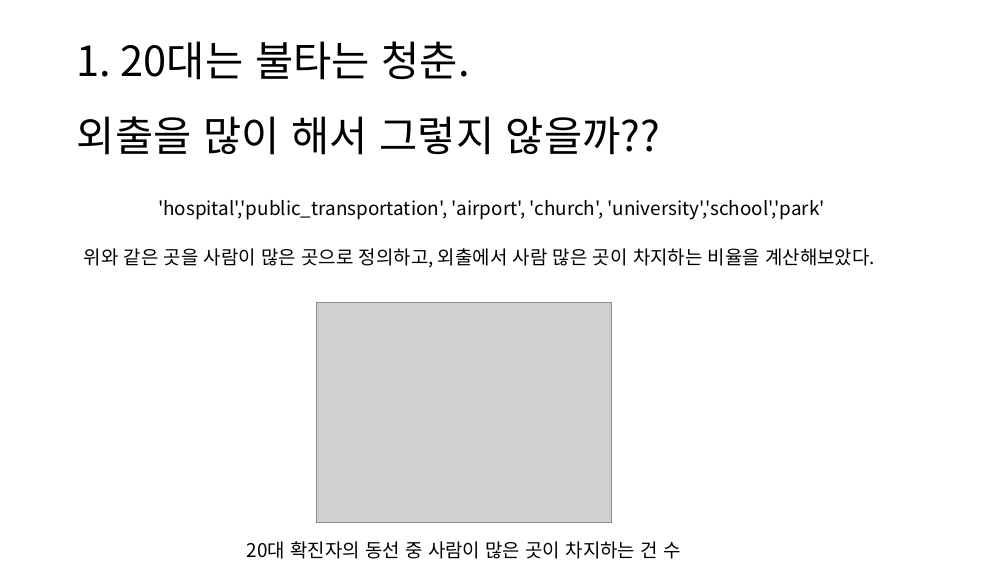
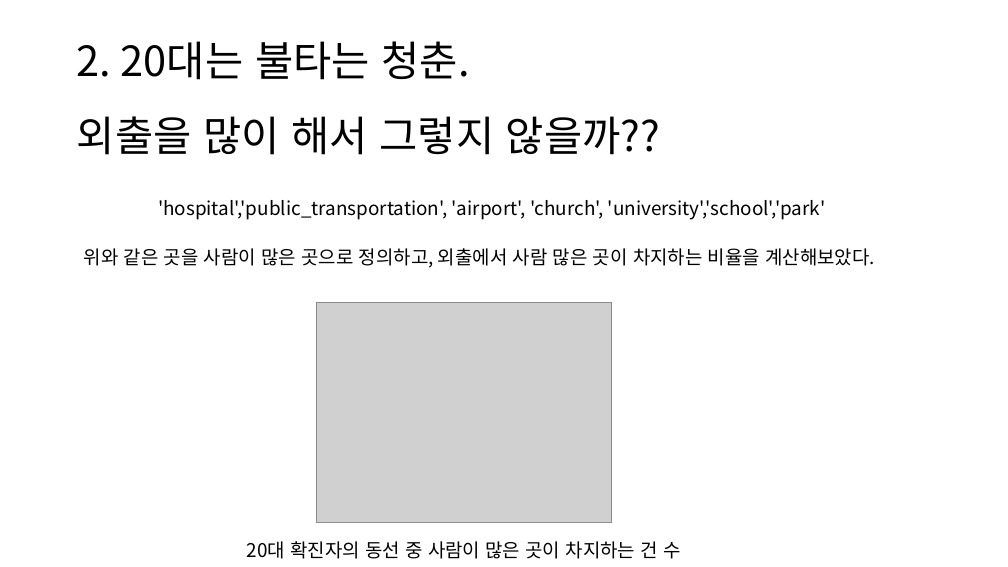
Before and after one commit to JooEHyeon/CORONA19_data_analysis, a slide deck: slide 15 of 최종합본.pptx (slide 10 before the commit). Drawn at 1008x567 pixels with LibreOffice and Linux fonts; fonts in the diff are those of the drawing; grey boxes stand for pictures. Boxes give left, top, right and bottom in pixels: in the first picture for what was removed or moved away, otherwise in the second. Text is boxed around its words. In the diff, an @@ line names an element or a change of style, - is before the commit and + after.

```diff
--- a/최종합본.pptx
+++ b/최종합본.pptx
@@ title at [77,41,660,155]: text changed @@
-1. 20대는 불타는 청춘.
-외출을 많이 해서 그렇지 않을까??
+2. 20대는 불타는 청춘.
+외출을 많이 해서 그렇지 않을까??
```
Also in this commit, not shown: 8 other slides changed, 5 slides added.
